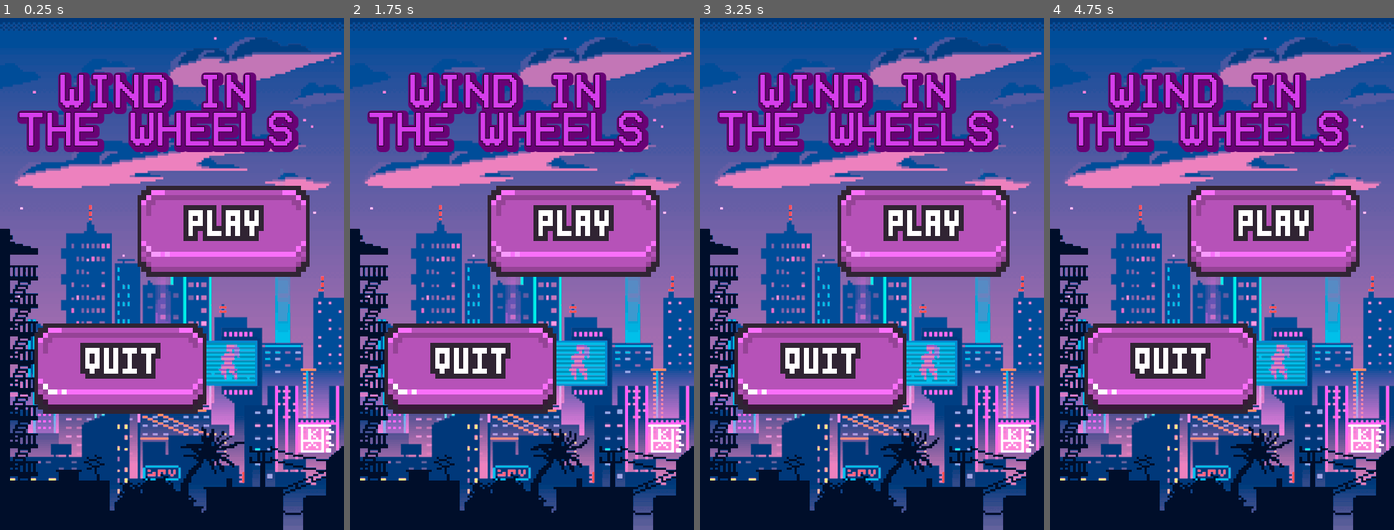
Above: before the commit, frames 1-4 (left to right).
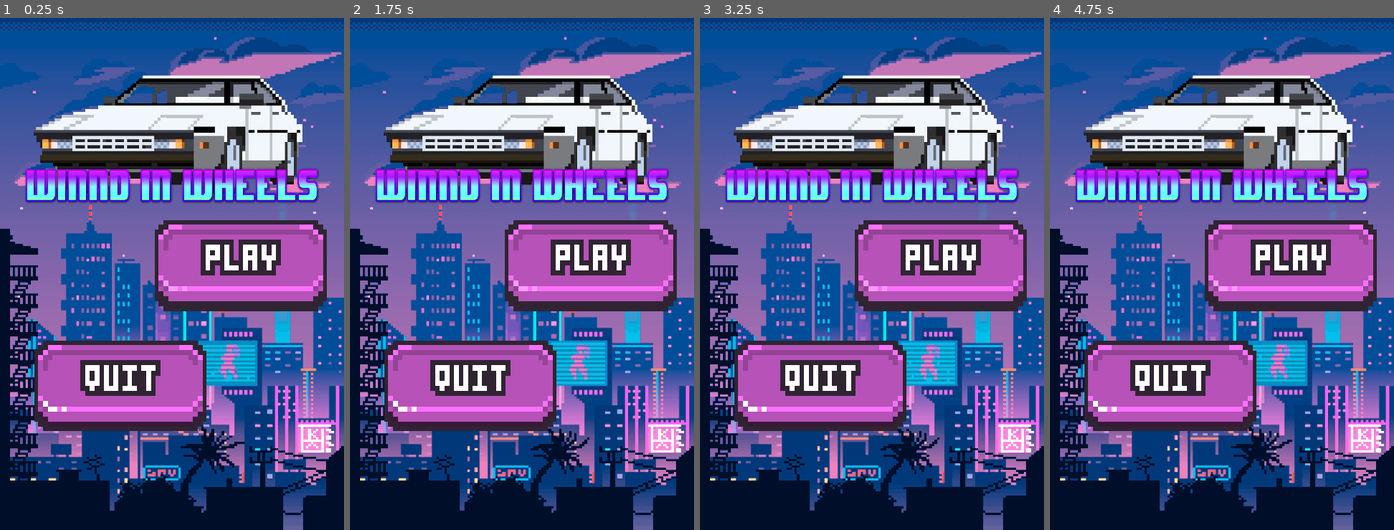
Above: after the commit, the same moments.

Repository: Maxsonin/Race-Game-for-Hackathon
Game: Godot game, scene res://scene/mainMenu/mainMenu.tscn
Same seed, same stepped clock (60 frames per second), same inputs: the game is played once before the commit and once after it.
Inputs:
- Up to frame 1 (0.25 s): no input
- Up to frame 2 (1.75 s): hold D (MoveRight) 0.53-1.28 s; hold A (MoveLeft) from 1.28 s (still down)
- Up to frame 3 (3.25 s): release A (MoveLeft) at 2.03 s; hold D (MoveRight) from 2.03 s (still down)
- Up to frame 4 (4.75 s): release D (MoveRight) at 3.53 s; hold A (MoveLeft) from 3.53 s (still down)

The runs differ from the first frame. In frame 1, 36% of the frame differs, in the area x 5-95%, y 10-81%; in frame 2, 36%; in frame 3, 36%; in frame 4, 36%.

Commit message:
updated mainMenu

Diff:
--- a/scene/mainMenu/mainMenu.tscn
+++ b/scene/mainMenu/mainMenu.tscn
@@ -20,8 +20,9 @@
 [ext_resource type="Texture2D" uid="uid://bjua1q8hwjqbv" path="res://imgs/buttons/quiteButtons/quiteButtonUnactive.png" id="17_qf30m"]
 [ext_resource type="Texture2D" uid="uid://c5ap01h7odkob" path="res://imgs/buttons/quiteButtons/quiteButtonActive.png" id="18_aal5o"]
 [ext_resource type="AudioStream" uid="uid://cucr5qsir3vrk" path="res://sounds/engineStartSound.mp3" id="19_5xn67"]
-[ext_resource type="FontFile" uid="uid://chflfac1g7d6v" path="res://fonts/VCR_OSD_MONO_1.001.ttf" id="19_wbavf"]
+[ext_resource type="Texture2D" uid="uid://b1xjx41xdkyvk" path="res://imgs/mainImgs/car.png" id="21_hd4ou"]
 [ext_resource type="PackedScene" uid="uid://c6omje6eu138a" path="res://scene/transition/scene_trasition.tscn" id="22_0b3mj"]
+[ext_resource type="Texture2D" uid="uid://ckhwblvyta0au" path="res://imgs/mainImgs/logoText.png" id="23_4lsht"]
 
 [sub_resource type="SpriteFrames" id="SpriteFrames_bow8m"]
 animations = [{
@@ -80,7 +81,7 @@
 
 [node name="backgroundMusic" type="AudioStreamPlayer2D" parent="."]
 stream = ExtResource("1_m4uie")
-volume_db = -25.213
+volume_db = -9.762
 autoplay = true
 
 [node name="animatedBackground" type="AnimatedSprite2D" parent="."]
@@ -98,14 +99,14 @@
 script = ExtResource("14_54r0p")
 
 [node name="quiteTSB" type="TouchScreenButton" parent="Controls"]
-position = Vector2(16, 144)
+position = Vector2(16, 152)
 scale = Vector2(0.363636, 0.396226)
 texture_normal = ExtResource("17_qf30m")
 texture_pressed = ExtResource("18_aal5o")
 shape = SubResource("RectangleShape2D_2h6gw")
 
 [node name="playTSB" type="TouchScreenButton" parent="Controls"]
-position = Vector2(64, 80)
+position = Vector2(72, 96)
 scale = Vector2(0.363636, 0.396226)
 texture_normal = ExtResource("14_cbvv7")
 texture_pressed = ExtResource("15_nxamw")
@@ -114,29 +115,19 @@
 [node name="engineSound" type="AudioStreamPlayer2D" parent="Controls"]
 stream = ExtResource("19_5xn67")
 
-[node name="title" type="Label" parent="."]
-texture_filter = 1
-offset_left = 8.0
-offset_top = 24.0
-offset_right = 138.0
-offset_bottom = 65.0
-theme_override_colors/font_color = Color(0.839216, 0.239216, 0.921569, 1)
-theme_override_colors/font_shadow_color = Color(0.407843, 0.00784314, 0.458824, 1)
-theme_override_colors/font_outline_color = Color(0, 0, 0, 1)
-theme_override_constants/shadow_offset_x = 1
-theme_override_constants/shadow_offset_y = 1
-theme_override_constants/outline_size = 1
-theme_override_constants/shadow_outline_size = 8
-theme_override_constants/line_spacing = -2
-theme_override_fonts/font = ExtResource("19_wbavf")
-theme_override_font_sizes/font_size = 22
-text = "WIND IN
-THE WHEELS"
-horizontal_alignment = 1
-vertical_alignment = 1
-max_lines_visible = 3
+[node name="Logo" type="Sprite2D" parent="Controls"]
+texture_filter = 5
+texture_repeat = 1
+position = Vector2(76, 47)
+scale = Vector2(0.25, 0.25)
+texture = ExtResource("21_hd4ou")
 
 [node name="SceneTrasition" parent="." instance=ExtResource("22_0b3mj")]
+
+[node name="LogoText" type="Sprite2D" parent="."]
+position = Vector2(80, 80)
+scale = Vector2(0.1248, 0.172951)
+texture = ExtResource("23_4lsht")
 
 [connection signal="pressed" from="Controls/quiteTSB" to="Controls" method="_on_quite_tsb_pressed"]
 [connection signal="pressed" from="Controls/playTSB" to="Controls" method="_on_play_tsb_pressed"]
Binary file changed: imgs/buttons/playButtons/buttonPlayActive.png
Binary file changed: imgs/buttons/playButtons/buttonPlayUnactive.png
Binary file added: imgs/mainImgs/car.png
Not shown, added: imgs/mainImgs/car.png.import
Binary file added: imgs/mainImgs/logoText.png
Not shown, added: imgs/mainImgs/logoText.png.import
Not shown: 1 places in scene/mainMenu/mainMenu.tscn that only renumber resources
